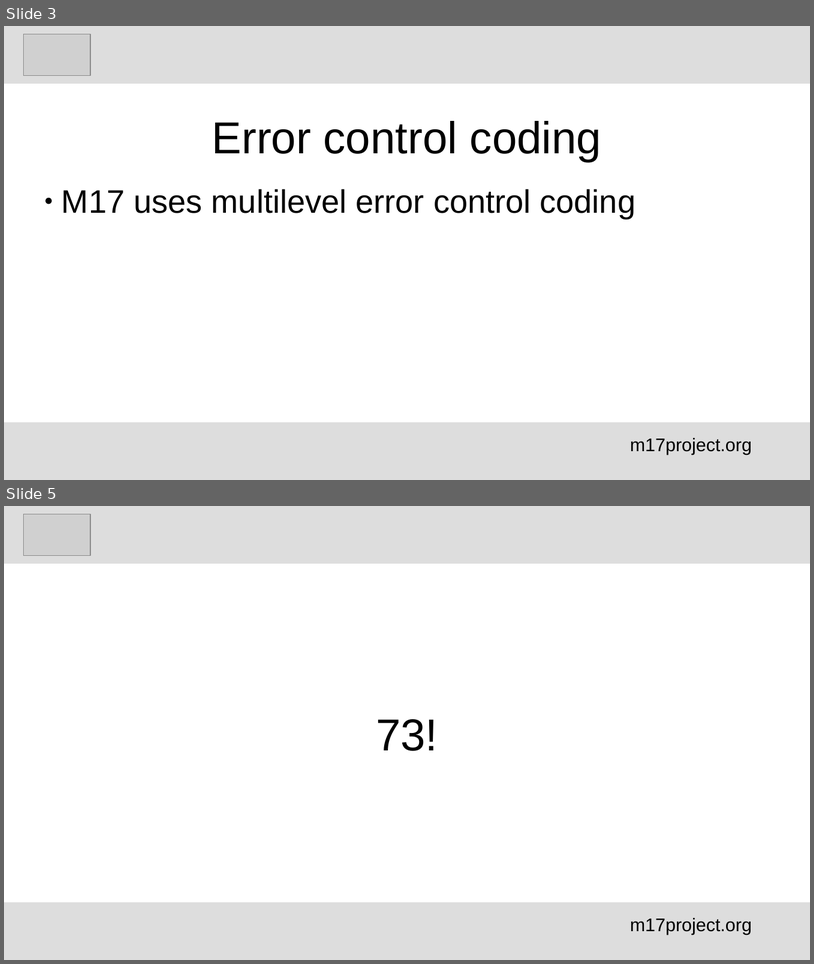
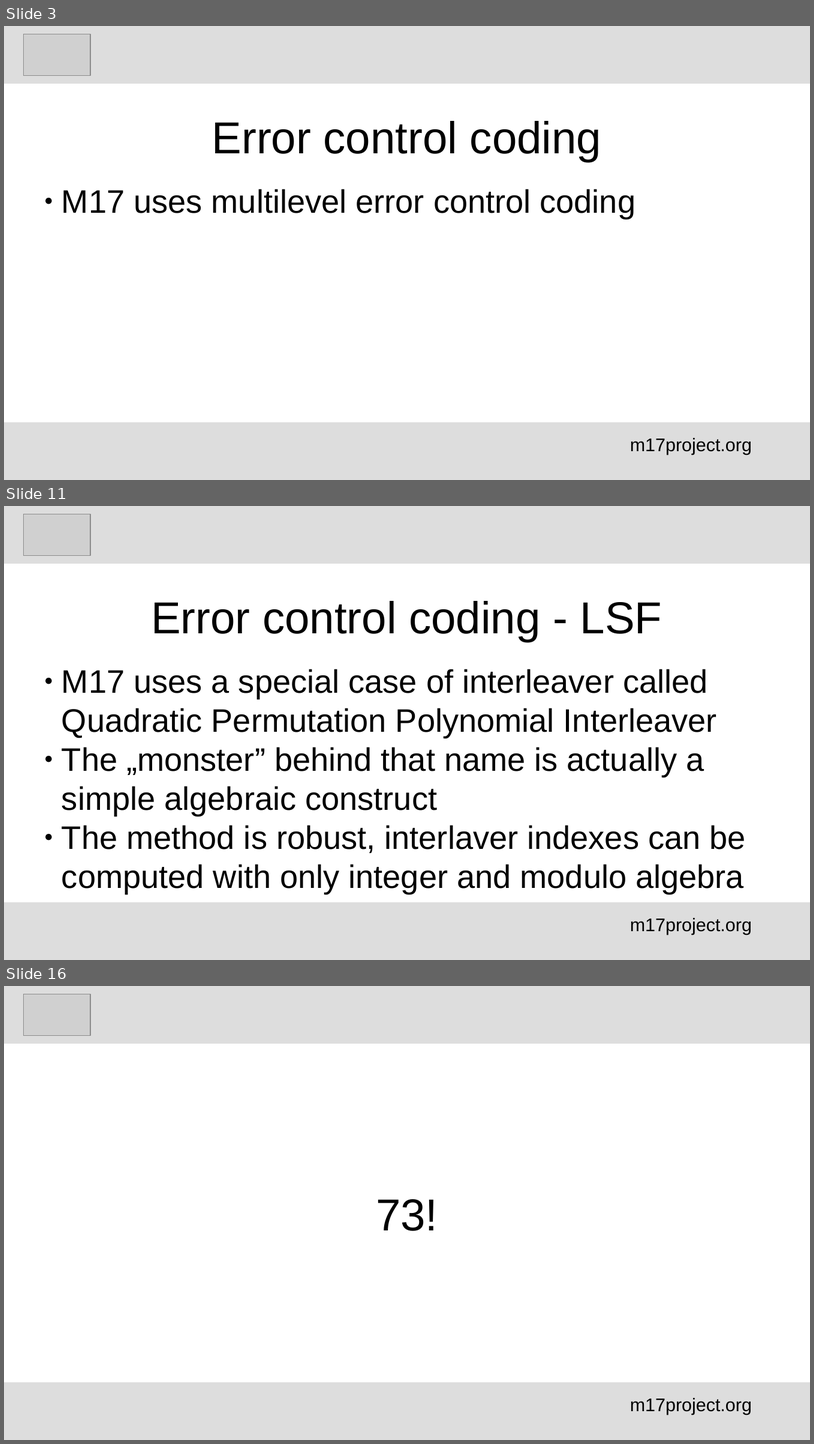
Before and after one commit to M17-Project/M17_education, a slide deck: English/M17_error control_schemes_en.odp. Shown one above the other, each under a label of ours: slides 3 and 5 before the commit, slides 3, 11 and 16 after it; the slides between them are not shown. The pictures are 814x964 and 814x1444 pixels, drawn with LibreOffice and Linux fonts; fonts in the diff are those of the drawing; grey boxes stand for pictures. Boxes give left, top, right and bottom in pixels: in the first picture for what was removed or moved away, otherwise in the second. Text is boxed around its words. In the diff, an @@ line names an element or a change of style, - is before the commit and + after.

```diff
--- a/English/M17_error control_schemes_en.odp
+++ b/English/M17_error control_schemes_en.odp
@@ slide 11 added at (x1=4, y1=506, x2=810, y2=960), background #FFFFFF @@
@@ rectangle added at (x1=4, y1=506, x2=810, y2=564), fill #DDDDDD @@
@@ picture added at (x1=23, y1=514, x2=90, y2=556) @@
@@ title added at (x1=151, y1=601, x2=663, y2=642), 44 pt, text #000000 @@
+Error control coding - LSF
@@ subtitle added at (x1=62, y1=669, x2=746, y2=894), 32 pt, text #000000 @@
+● M17 uses a special case of interleaver called Quadratic Permutation Polynomial Interleaver
+● The „monster” behind that name is actually a simple algebraic construct
+● The method is robust, interlaver indexes can be computed with only integer and modulo algebra
@@ rectangle added at (x1=4, y1=902, x2=810, y2=960), fill #DDDDDD @@
@@ text added at (x1=630, y1=918, x2=752, y2=934), 18 pt, text #000000 @@
+m17project.org
@@ what was slide 5 is now slide 16 @@
```
Also in this commit, not shown: 2 slides changed, 10 other slides added, 1 other file.
